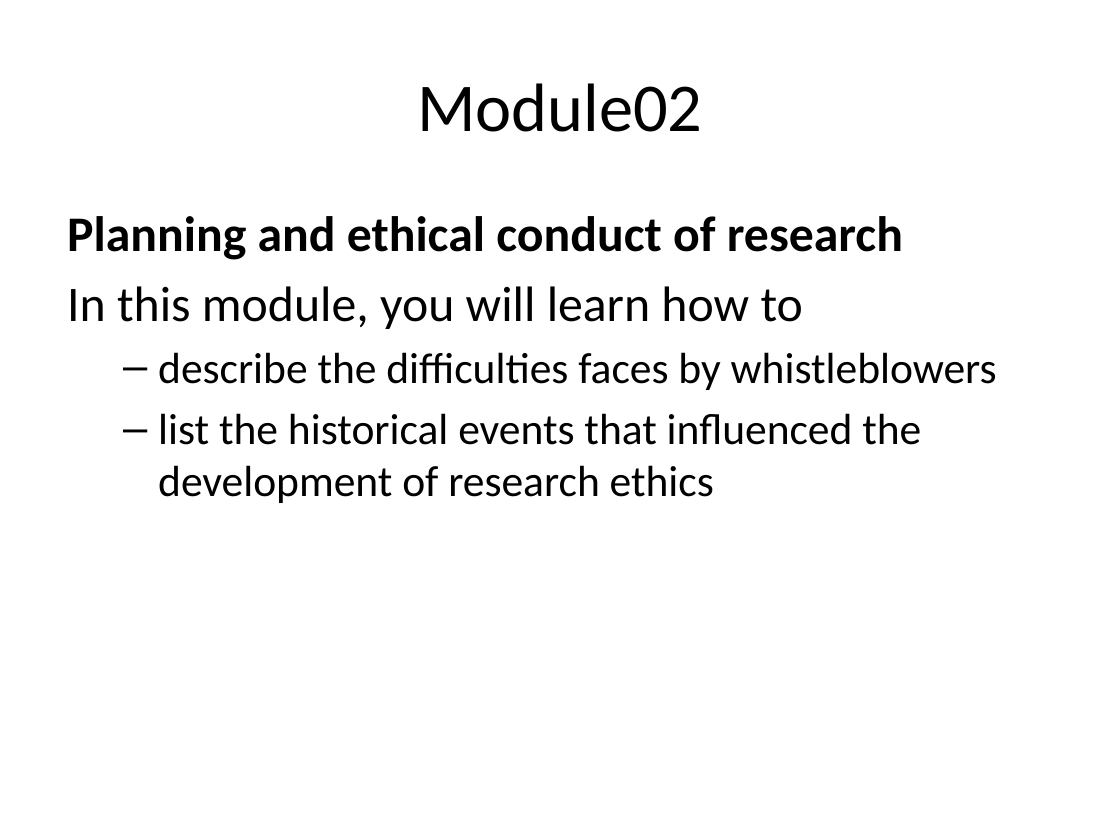
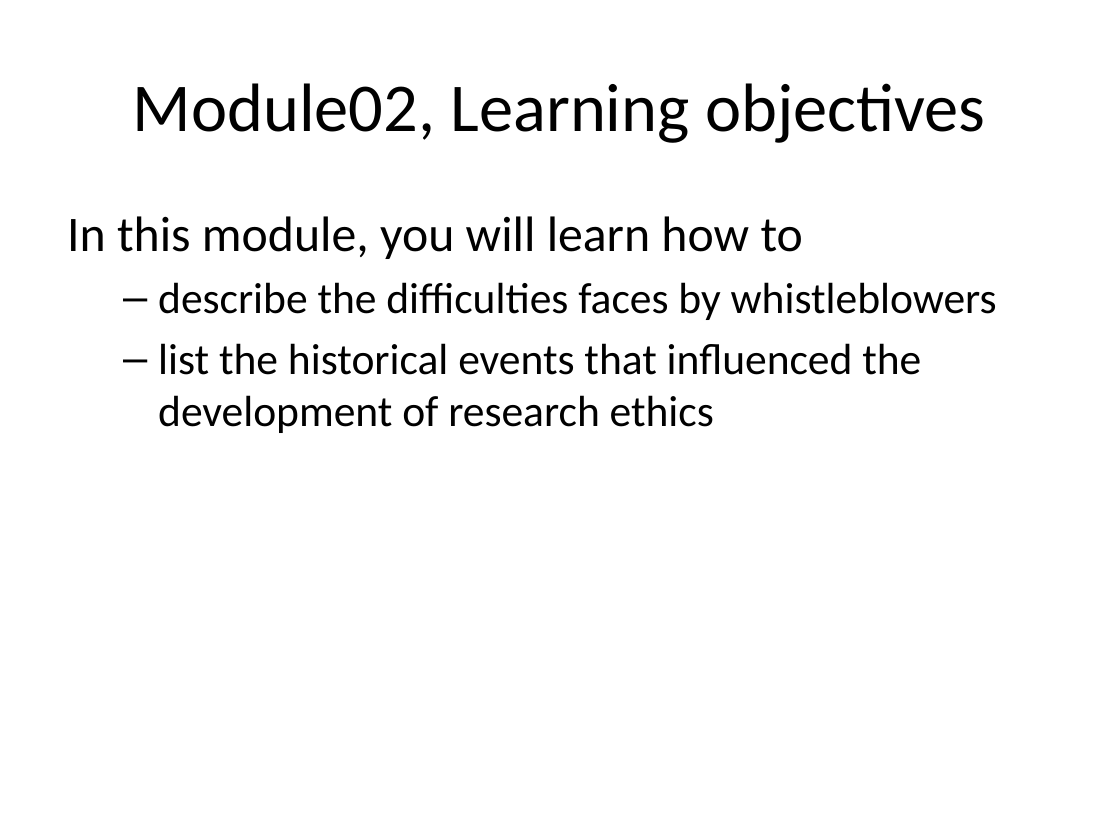
Before and after one commit to pmean/classes, a slide deck: slide 3 of clinical-research-methodology/modules/5510-99-objectives.pptx (slide 4 before the commit). Drawn at 1120x840 pixels with LibreOffice and Linux fonts; fonts in the diff are those of the drawing. Boxes give left, top, right and bottom in pixels: in the first picture for what was removed or moved away, otherwise in the second. Text is boxed around its words. In the diff, an @@ line names an element or a change of style, - is before the commit and + after.

```diff
--- a/clinical-research-methodology/modules/5510-99-objectives.pptx
+++ b/clinical-research-methodology/modules/5510-99-objectives.pptx
@@ title at box(133, 83, 985, 143): text changed @@
-Module02
+Module02, Learning objectives
@@ text at box(67, 216, 903, 260): paragraph removed @@
-Planning and ethical conduct of research
```
Also in this commit, not shown: 1 slide removed, 4 other files.
